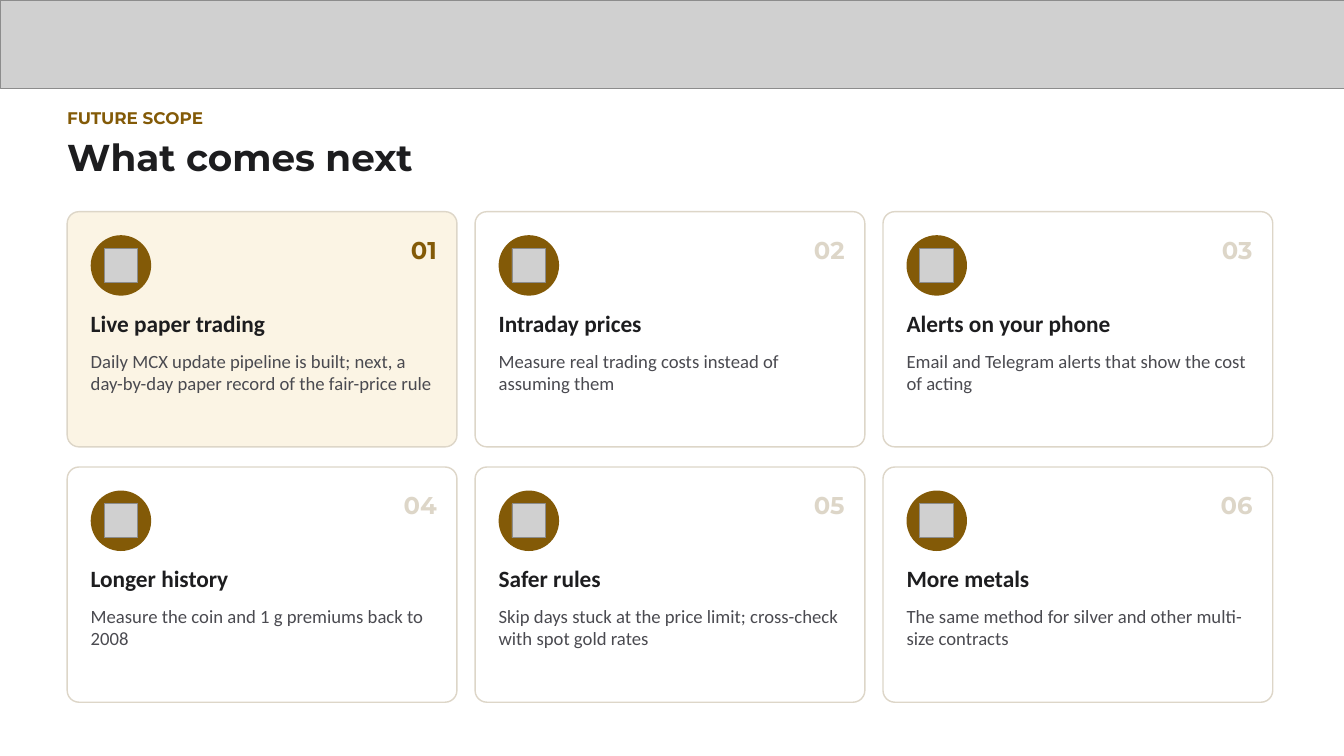
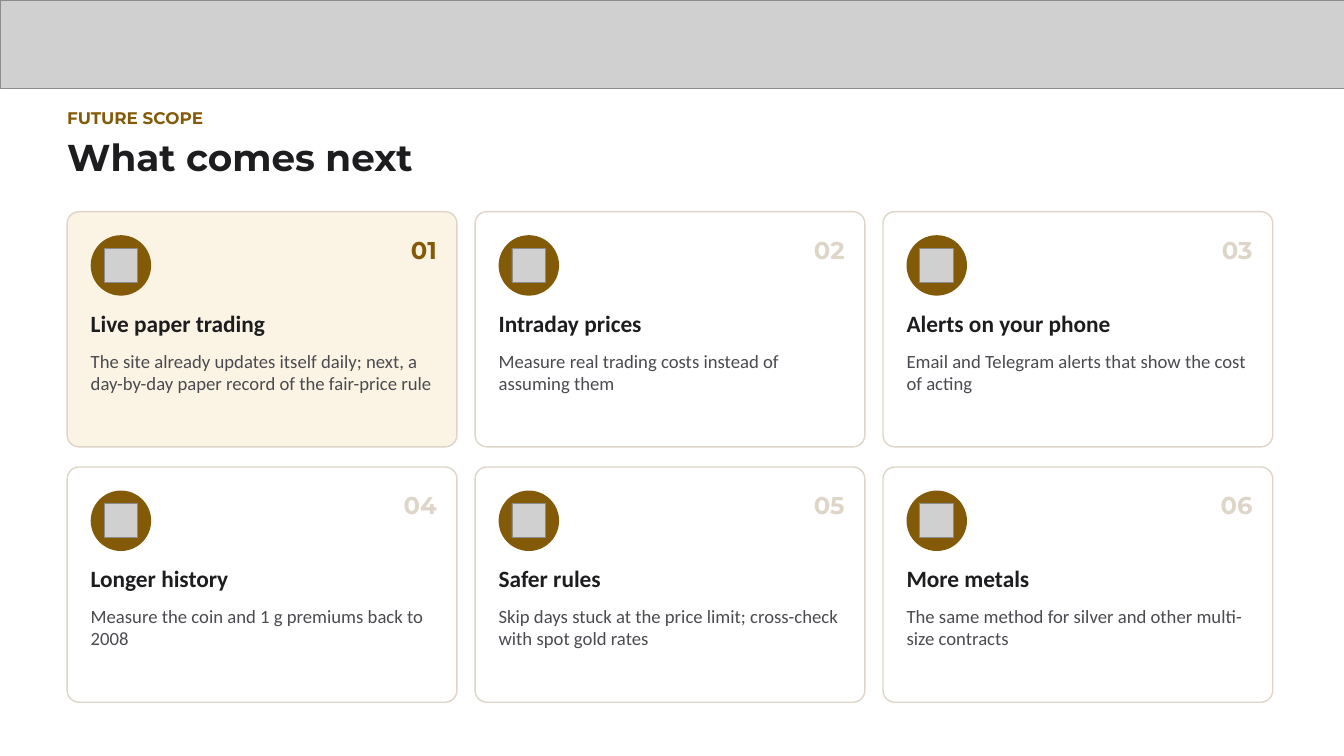
Before and after one commit to nikhilkumar-dev0310/HACKINHILLS-SYNTAXTERROR-TAN-, a slide deck: slide 6 of commodity/presentation/round1/Parity_SyntaxTerror_Round1.pptx. Drawn at 1344x756 pixels with LibreOffice and Linux fonts; fonts in the diff are those of the drawing; grey boxes stand for pictures. Boxes give left, top, right and bottom in pixels: in the first picture for what was removed or moved away, otherwise in the second. Text is boxed around its words. In the diff, an @@ line names an element or a change of style, - is before the commit and + after.

```diff
--- a/commodity/presentation/round1/Parity_SyntaxTerror_Round1.pptx
+++ b/commodity/presentation/round1/Parity_SyntaxTerror_Round1.pptx
@@ text at (91, 355, 431, 393): text changed @@
-Daily MCX update pipeline is built; next, a day-by-day paper record of the fair-price rule
+The site already updates itself daily; next, a day-by-day paper record of the fair-price rule
```
Also in this commit, not shown: 5 other slides changed, 5 other files.
